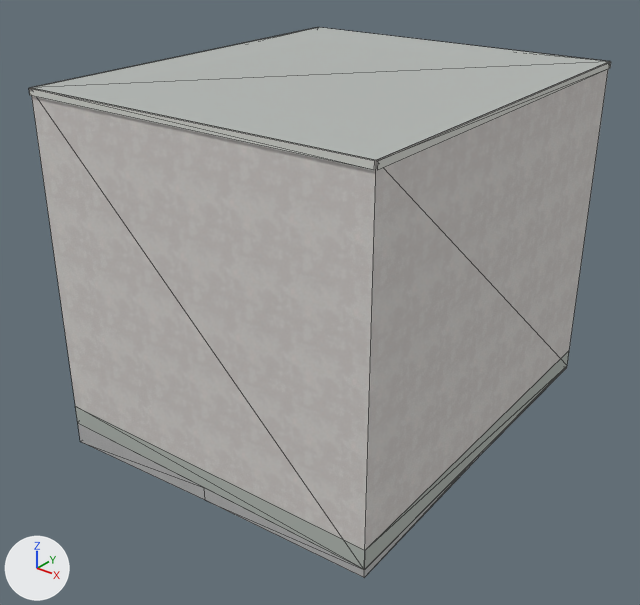
Two versions of the Blender file assets/blender/buildings/osm-way-166375020.blend, one commit apart.
One viewpoint serves both versions: a camera (50 mm lens) standing at (8.81, -11.5, 8.92) and looking at (-0.02, -0.46, 2.08). Every picture has the same lights, and +X, +Y and +Z are marked at lower left. The first picture is the older version. Mesh edges are drawn as thin lines.

Objects in the first picture: 'building foundation 166375020', 'reality 166375020 near reality aged pale plaster', 'reality 166375020 near reality concrete plinth', 'reality 166375020 near reality flat weathered roof', 'reality 166375020 near reality pale aluminum sill'.
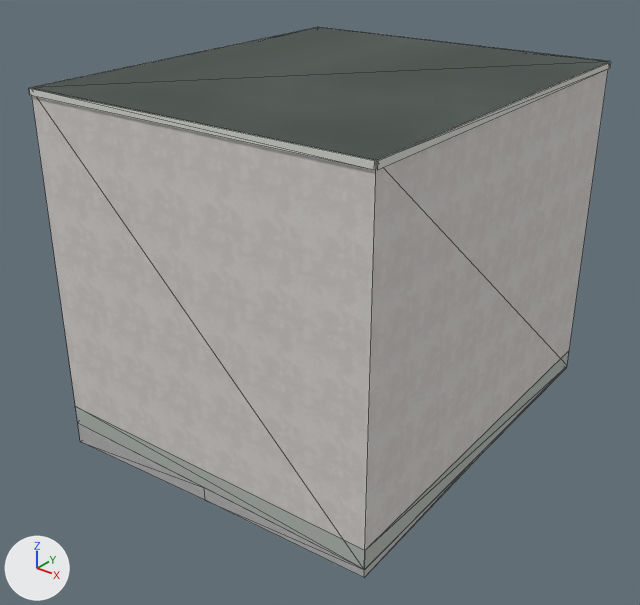
Pixel boxes (x1, y1, x2, y2) of what changed, in the pictures (640 x 605 px):
'reality 166375020 near reality flat weathered roof', surface changed (darker)
    both: (32, 27, 608, 160)
part 1 of me_reality_166375020_near_reality_pale_aluminum_sill, built on
    both: (29, 27, 609, 167)

What changed in the scene script:
```text
Add img_roof_color_png:
    img_roof_color_png = load_image('roof-color.png', '../../../public/models/architecture/textures/roof-color.png', 256, 256, 'sRGB')
Add img_roof_normal_png:
    img_roof_normal_png = load_image('roof-normal.png', '../../../public/models/architecture/textures/roof-normal.png', 256, 256, 'Non-Color')
Change mat_reality_flat_weathered_roof:
    remove # nodes: BsdfPrincipled, OutputMaterial
    remove # colours: grey #b3b7b4
    nodes: BsdfPrincipled, MixRGB, NormalMap, OutputMaterial, TexImage x2
    colours: white #ffffff
    uses the picture img_roof_color_png
    uses the picture img_roof_normal_png
Change me_reality_166375020_near_reality_pale_aluminum_sill:
    used by ob_reality_166375020_near_reality_pale_aluminum_sill; parent = ob_osm_way_166375020; location = (0.0, 0.0, 0.0)
    remove me_reality_166375020_near_reality_pale_aluminum_sill.from_pydata(...)  # 16 vertices, 8 faces; spans x -3.26..3.26, y -3.74..3.74, z 5.89..6.0
    add me_reality_166375020_near_reality_pale_aluminum_sill.from_pydata(...)  # 32 vertices, 16 faces; spans x -3.26..3.26, y -3.74..3.74, z 5.89..6.0
    me_reality_166375020_near_reality_pale_aluminum_sill part 1
    8 faces are deleted
    8 vertices are added at x -3.23..3.23, y -3.71..3.71, z 6.0
    8 new vertices lie (0.0, 0.0, 0.11) away from vertices in x -3.26..3.26, y -3.74..3.74, z 5.89
    16 new faces join them
```
